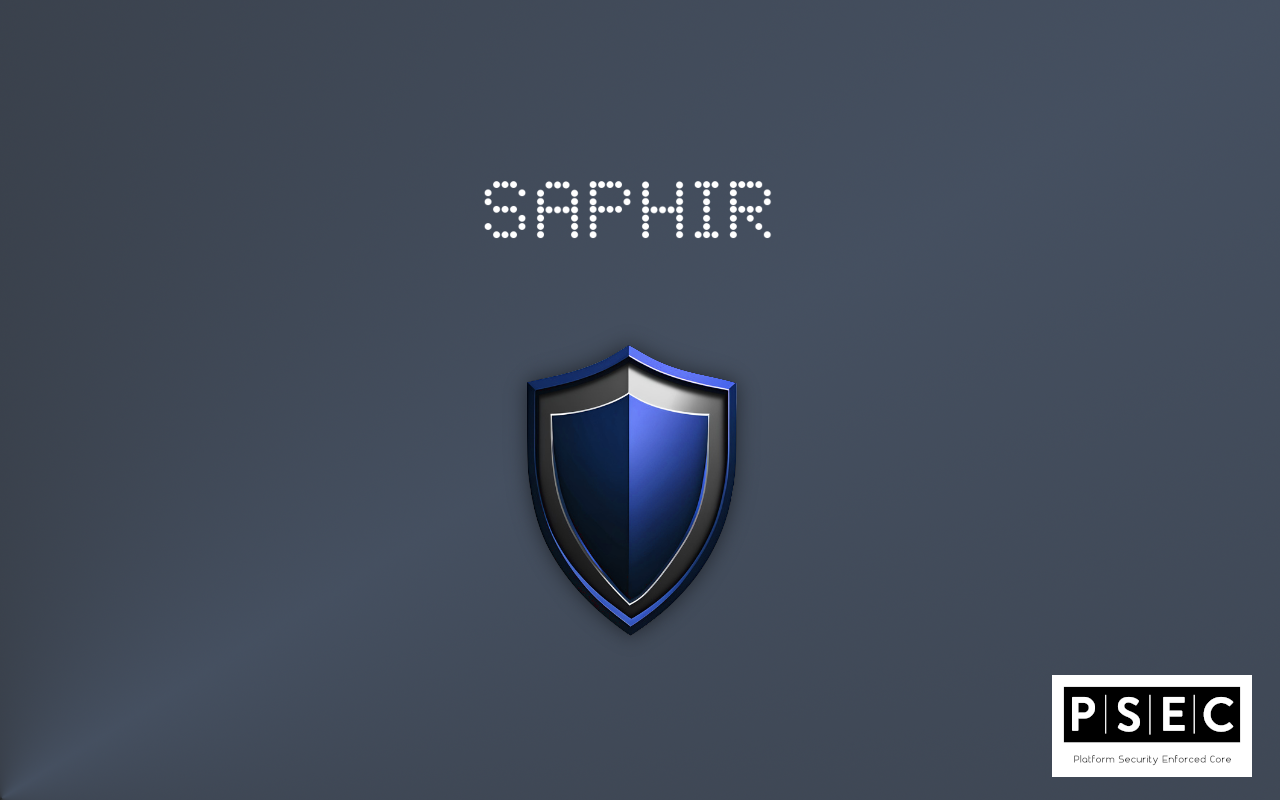
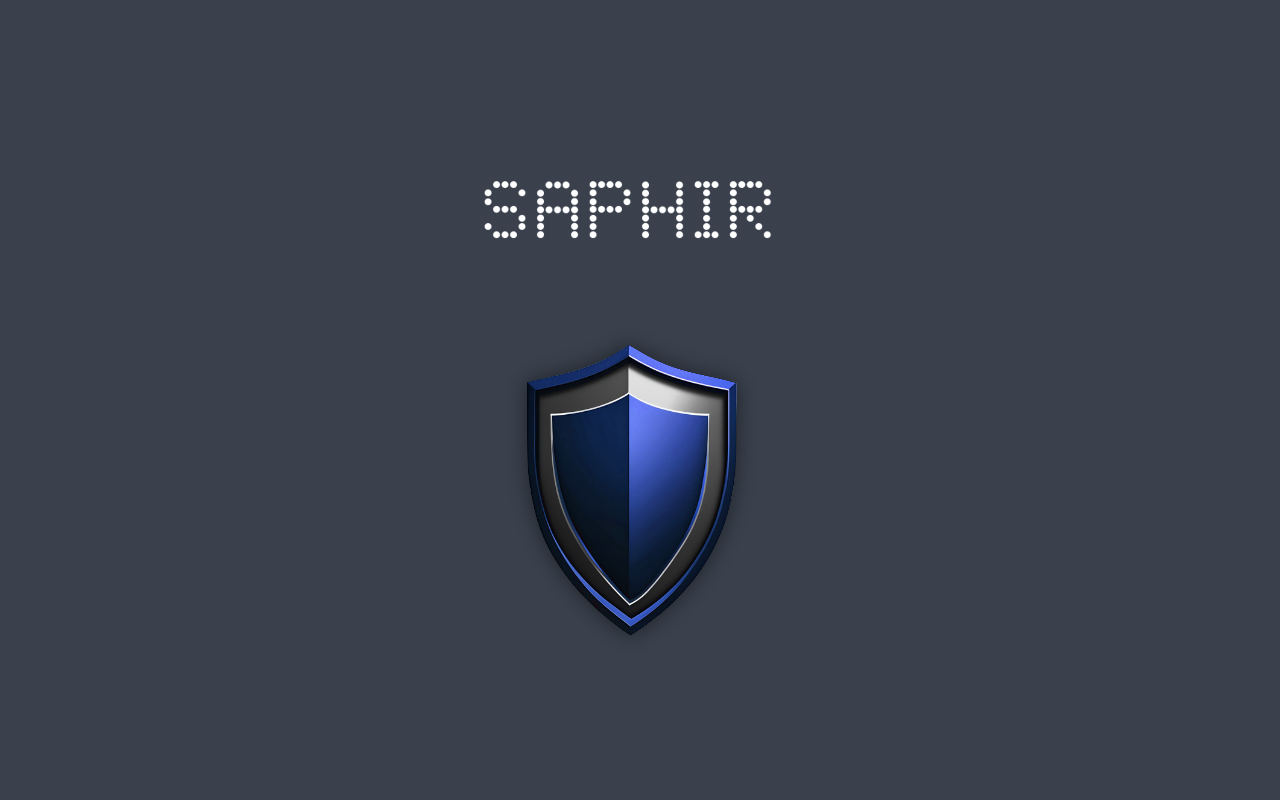
Comparing the layer stacks of the two w=1280, h=800 images. Changes:
hid "dark_logo_white_background.jpg" over box(1052, 675, 1252, 777)
added group "Groupe de calques" with 2 layers above "Texte #1" over box(483, 181, 772, 665)
moved "Saphir" into group "Groupe de calques" over box(483, 181, 772, 239)
moved "Logo.png" into group "Groupe de calques" over box(493, 315, 771, 665)
added layer "Background filled" above "Arrière-plan" over box(0, 0, 1280, 800)
hid "Arrière-plan" over box(0, 0, 1280, 800)